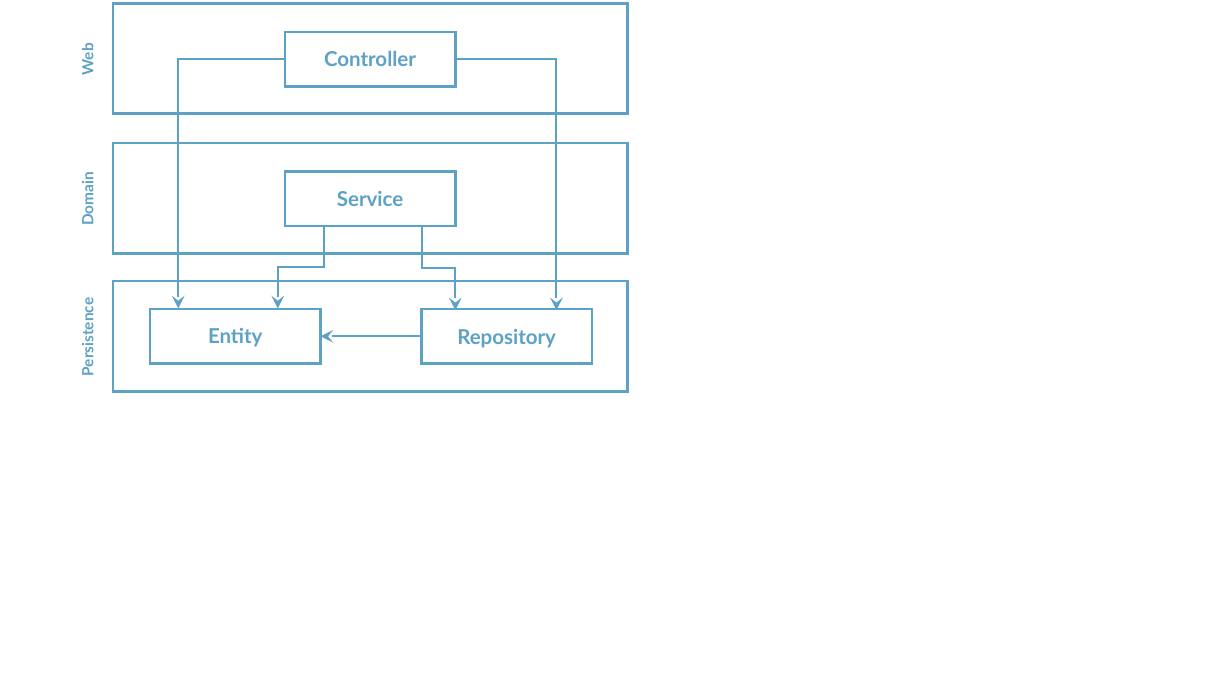
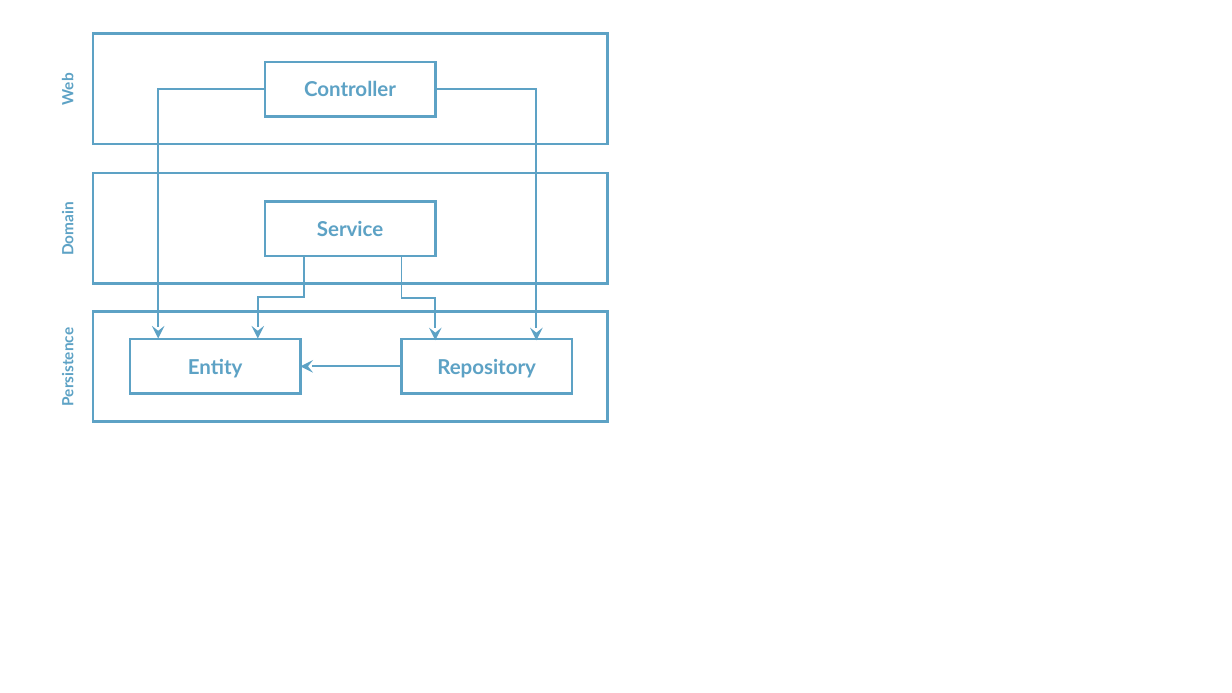
Before and after one commit to rudaks-han/book-summary, a slide deck: slide 2 of Get Your Hands Dirty on Clean Architecture/ref/프레젠테이션1.pptx. Drawn at 1232x693 pixels with LibreOffice and Linux fonts; fonts in the diff are those of the drawing. Boxes give left, top, right and bottom in pixels: in the first picture for what was removed or moved away, otherwise in the second. Text is boxed around its words. In the diff, an @@ line names an element or a change of style, - is before the commit and + after.

Commit message:
update

```diff
--- a/Get Your Hands Dirty on Clean Architecture/ref/프레젠테이션1.pptx
+++ b/Get Your Hands Dirty on Clean Architecture/ref/프레젠테이션1.pptx
@@ 7 texts, 7 rectangles, 4 elbow arrows, 1 arrow: place and size @@
-7 texts, 7 rectangles, 4 elbow arrows, 1 arrow at [78,4,628,391]
+7 texts, 7 rectangles, 4 elbow arrows, 1 arrow at [58,33,608,421]
```
